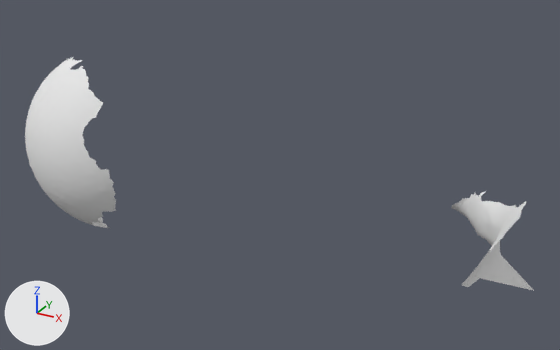
The OBJ model res/tangential2/LargeSphere_tangential_02.000067.obj, before and after one commit.
Camera for both pictures: a camera (50 mm lens) standing at (576.0, -1553.0, 397.0) and looking at (24.0, -549.0, -105.0). Arrows for +X, +Y and +Z are at lower left; the lights stay in place. Where no turn or scale is listed for an object, it has been applied to the vertices.

The first picture shows 'LargeSphere_tangential_02.000067'.
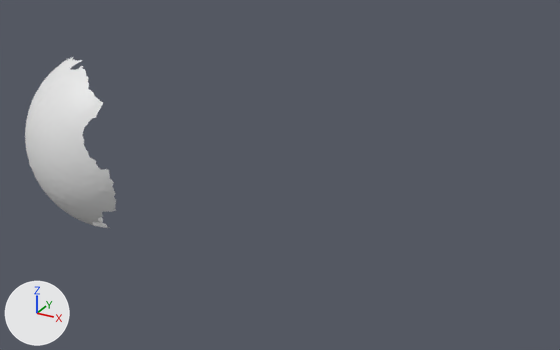
Boxes (x1, y1, x2, y2) around the edits, measured in the pictures (560 x 350 px):
'LargeSphere_tangential_02.000067', reshaped (82% narrower, 27% shorter): before (25, 57, 534, 291); after (25, 57, 116, 228)
part 1 of me_largesphere_tangential_02_000067, deleted: before (451, 191, 534, 291)

The change, as a diff of the scene's bpy script:
```diff
--- a/res/tangential2/LargeSphere_tangential_02.000067.obj.py
+++ b/res/tangential2/LargeSphere_tangential_02.000067.obj.py
@@ me_largesphere_tangential_02_000067 @@
 me_largesphere_tangential_02_000067.from_pydata(...)  # 10359 vertices, 20451 faces; spans x -370.0..423.0, y -789.0..-289.0, z -259.0..84.0
 # used by ob_largesphere_tangential_02_000067; location = (0.0, 0.0, 0.0)
-me_largesphere_tangential_02_000067.materials.append(mat_largesphere_tangential_02_000067)  # white #e7e7e7
+# me_largesphere_tangential_02_000067 part 1: the loose piece of 925 vertices spanning x 240.0..423.0, y -560.0..-289.0, z -259.0..-99.0 is deleted
```
